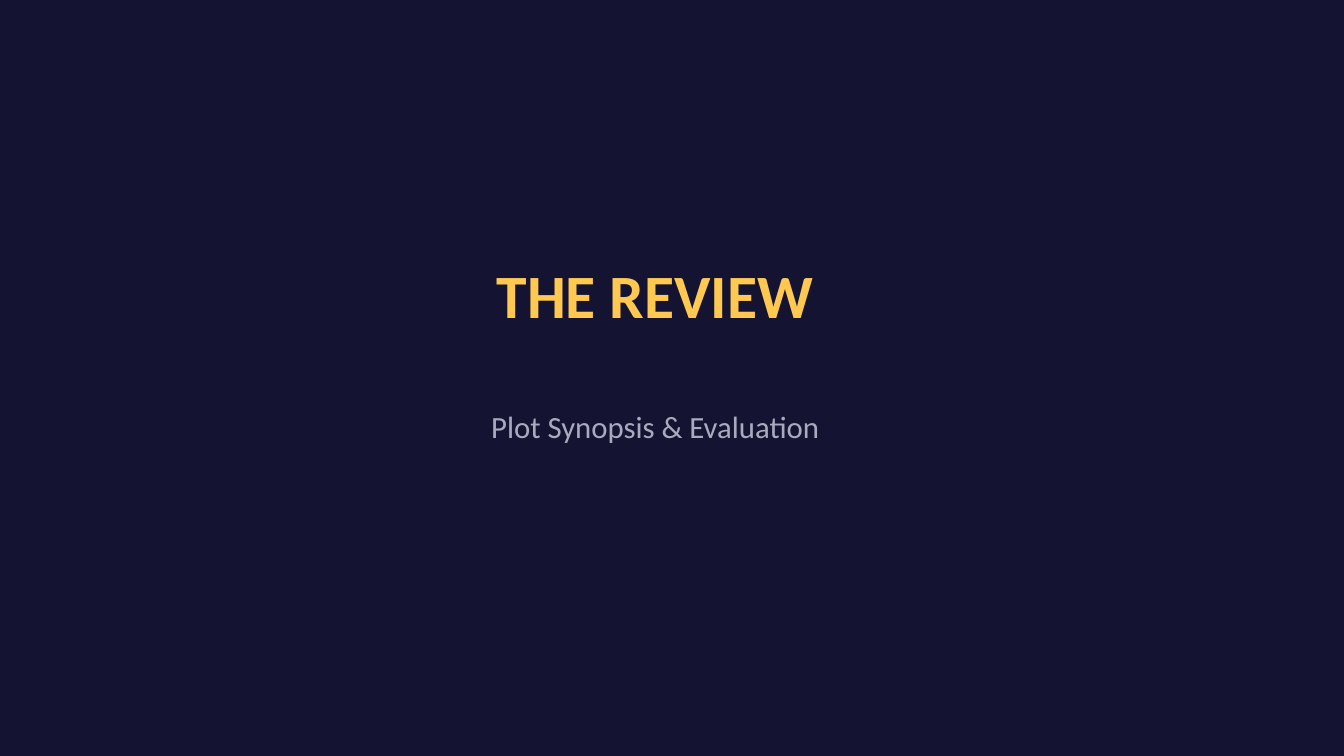
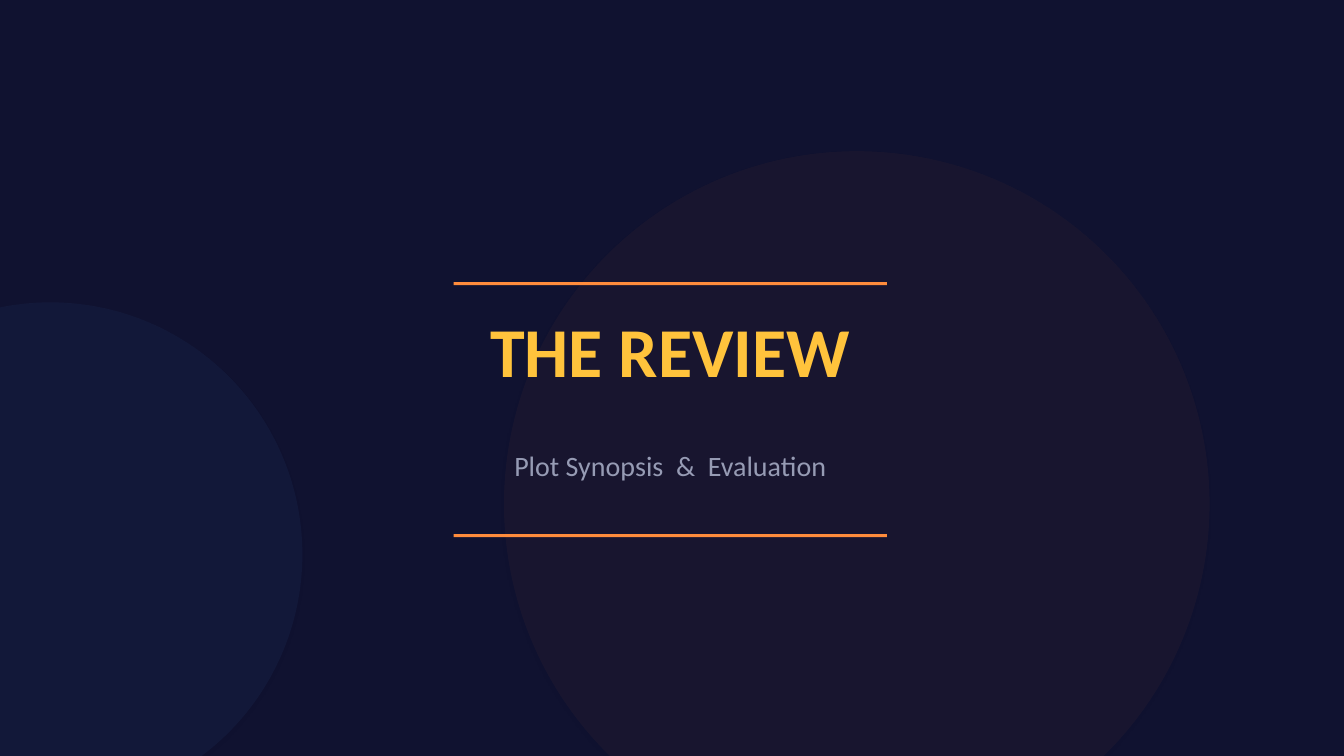
Before and after one commit to bunip91274/Password-Generator, a slide deck: slide 8 of Interstellar_Hard_SciFi_Presentation.pptx. Drawn at 1344x756 pixels with LibreOffice and Linux fonts; fonts in the diff are those of the drawing. Boxes give left, top, right and bottom in pixels: in the first picture for what was removed or moved away, otherwise in the second. Text is boxed around its words. In the diff, an @@ line names an element or a change of style, - is before the commit and + after.

```diff
--- a/Interstellar_Hard_SciFi_Presentation.pptx
+++ b/Interstellar_Hard_SciFi_Presentation.pptx
@@ background #141432 to #101230 @@
@@ ellipse added at [504, 151, 1210, 756], fill #FF8C3C at 4% opacity @@
@@ rectangle added at [454, 282, 887, 285], fill #FF8C3C @@
@@ text "THE REVIEW": place and size @@
-text "THE REVIEW" at [497, 278, 813, 318]
+text "THE REVIEW" at [490, 331, 850, 377]
@@ text "THE REVIEW" at [490, 331, 850, 377]: size 44 to 50 pt, text colour #FFC850 to #FFC33C @@
@@ text "Plot Synopsis & Evaluation": place and size @@
-text "Plot Synopsis & Evaluation" at [491, 416, 819, 443]
+text "Plot Synopsis & Evaluation" at [514, 456, 826, 481]
@@ text "Plot Synopsis & Evaluation" at [514, 456, 826, 481]: size 22 to 20 pt, text colour #AAAABE to #969BB4 @@
@@ rectangle added at [454, 534, 887, 537], fill #FF8C3C @@
```
Also in this commit, not shown: 11 other slides changed, 1 other file.
